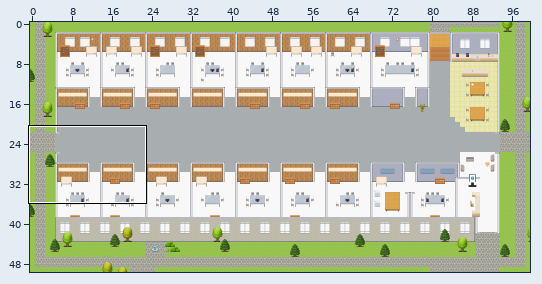
Tiled map (JSON), stored at maps/Employee-Platform.tmj. The first picture is a wide view before the edit; the outline marks the close-up.
Close-up. Before the edit:
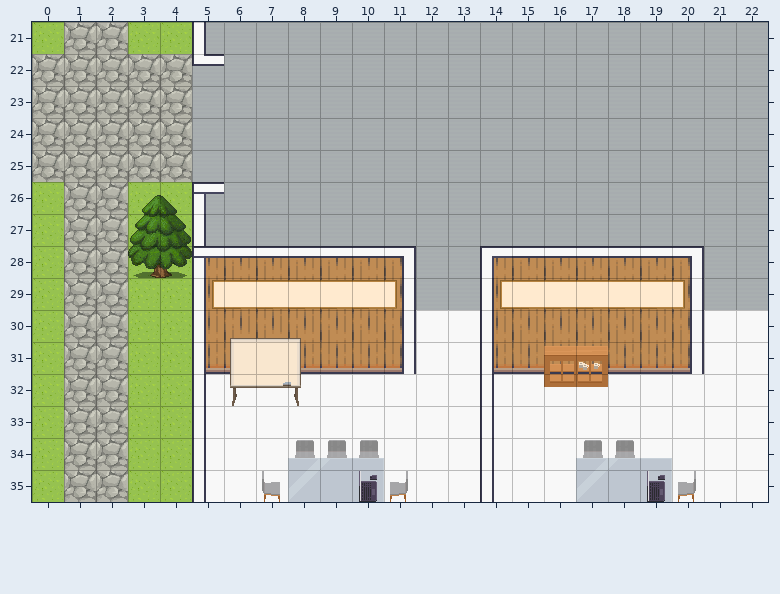
Cells are 32x32 px. Shown: x 0..22, y 21..35. The commit also changed other parts of the map, which this record leaves out.
Once edited:
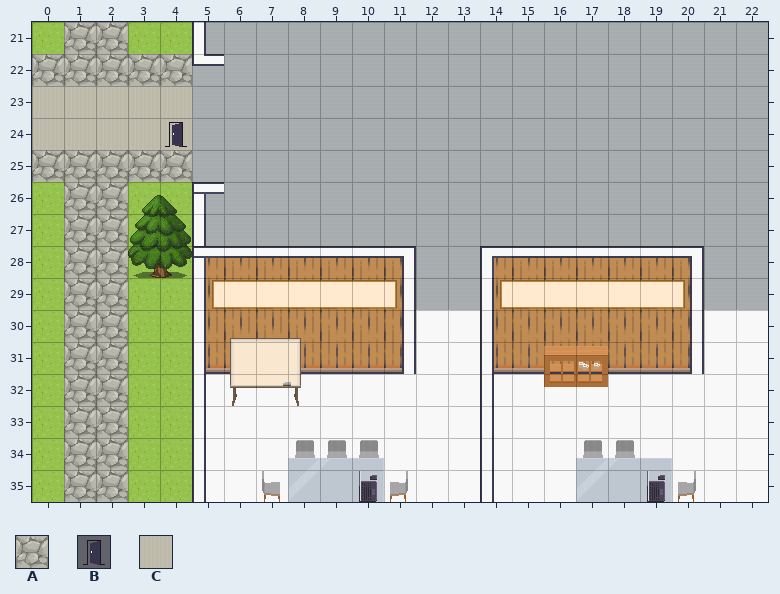
Key: from "Exterior": A 638; from "User_Zones": B 65; from "room2": C 328.
_ is an empty cell.
Diff:
Layer "outside":
Tile C now appears in row 23 at x 0 and 3 to 4; in row 24 at x 0 to 4.
The author changed tile A to tile C in row 23 at x 1 to 2.
Layer "trees":
Tile A is removed in row 23 at x 0 and 3 to 4; in row 24 at x 0 to 4.
Layer "zones":
Tile B now appears in row 24 at x 4.
Changed places in both close-ups, as pixel boxes (x1, y1, x2, y2):
changed: (32, 86, 192, 150)
